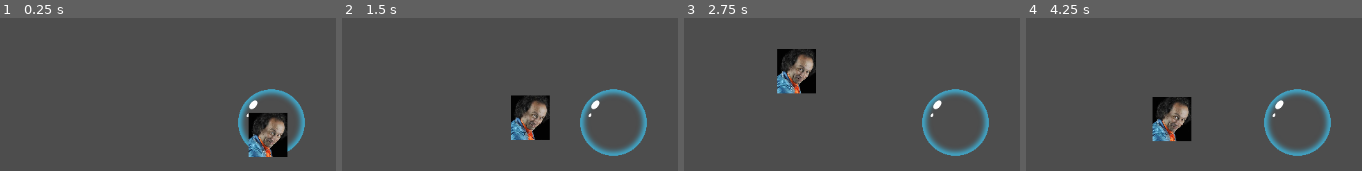
Above: before the commit, frames 1-4 (left to right).
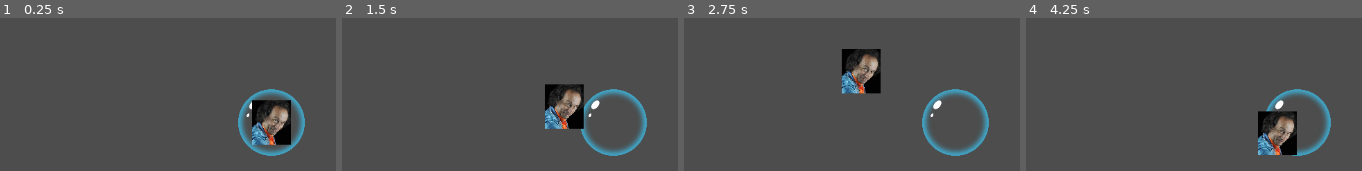
Above: after the commit, the same moments.

Repository: Zodayan/BubbleSurvivor
Game: Godot game, scene res://scenes/game.tscn
The game is run twice, just before and just after one commit, with the same random seed, the same clock (stepped at 60 frames per second) and the same inputs.
Inputs:
- Up to frame 1 (0.25 s): no input
- Up to frame 2 (1.5 s): hold Right (right) 0.53-1.28 s; hold Down (down) from 1.28 s (still down)
- Up to frame 3 (2.75 s): release Down (down) at 2.03 s; hold Right (right) from 2.03 s (still down)
- Up to frame 4 (4.25 s): release Right (right) at 2.78 s; hold Up (up) 2.78-3.53 s; hold Q (left) from 3.53 s (still down)

The runs differ from the first frame. In frame 1, 3.9% of the frame differs, in the area x 73-87%, y 53-91%; in frame 2, 6.1%; in frame 3, 6.4%; in frame 4, 6.5%, in the area x 37-81%, y 51-90%.

Commit message:
L'ennemi va vers le joueur

Diff:
--- a/bubblesurvior/michel.gd
+++ b/bubblesurvior/michel.gd
@@ -1,6 +1 @@
 extends Enemy
-
-func _process(delta: float) -> void:
-	position.x += - vitesse * delta * direction.normalized()[0]
-	position.y += vitesse * delta * direction.normalized()[1]
-	position.y = sin(float(Time.get_ticks_msec())/1000 * vitesse) * 10
--- a/bubblesurvior/scripts/enemies/enemy.gd
+++ b/bubblesurvior/scripts/enemies/enemy.gd
@@ -15,9 +15,10 @@
 
 # Called every frame. 'delta' is the elapsed time since the previous frame.
 func _process(delta: float) -> void:
+	direction = Vector2(CustomSceneTree.getInstance()._playerManager.pos - position)
+
 	position.x += vitesse * delta * direction.normalized()[0]
 	position.y += vitesse * delta * direction.normalized()[1]
-	position.y = sin(float(Time.get_ticks_msec())/1000 * vitesse) * 10
 
 # Se déclenche quand le joueur rentre en collision avec la collision de ce sprite
 func _on_body_entered(body: Node2D) -> void:
